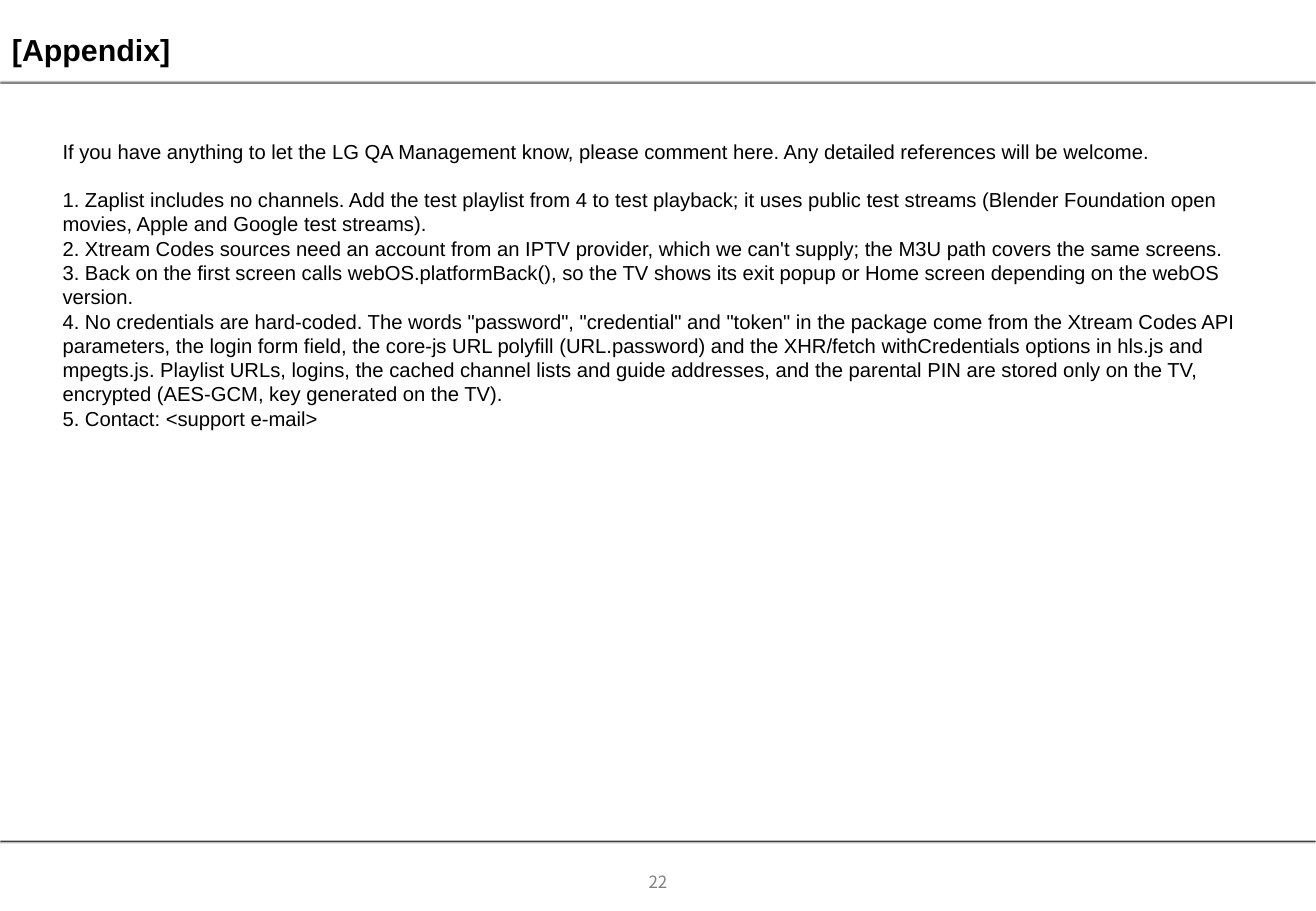
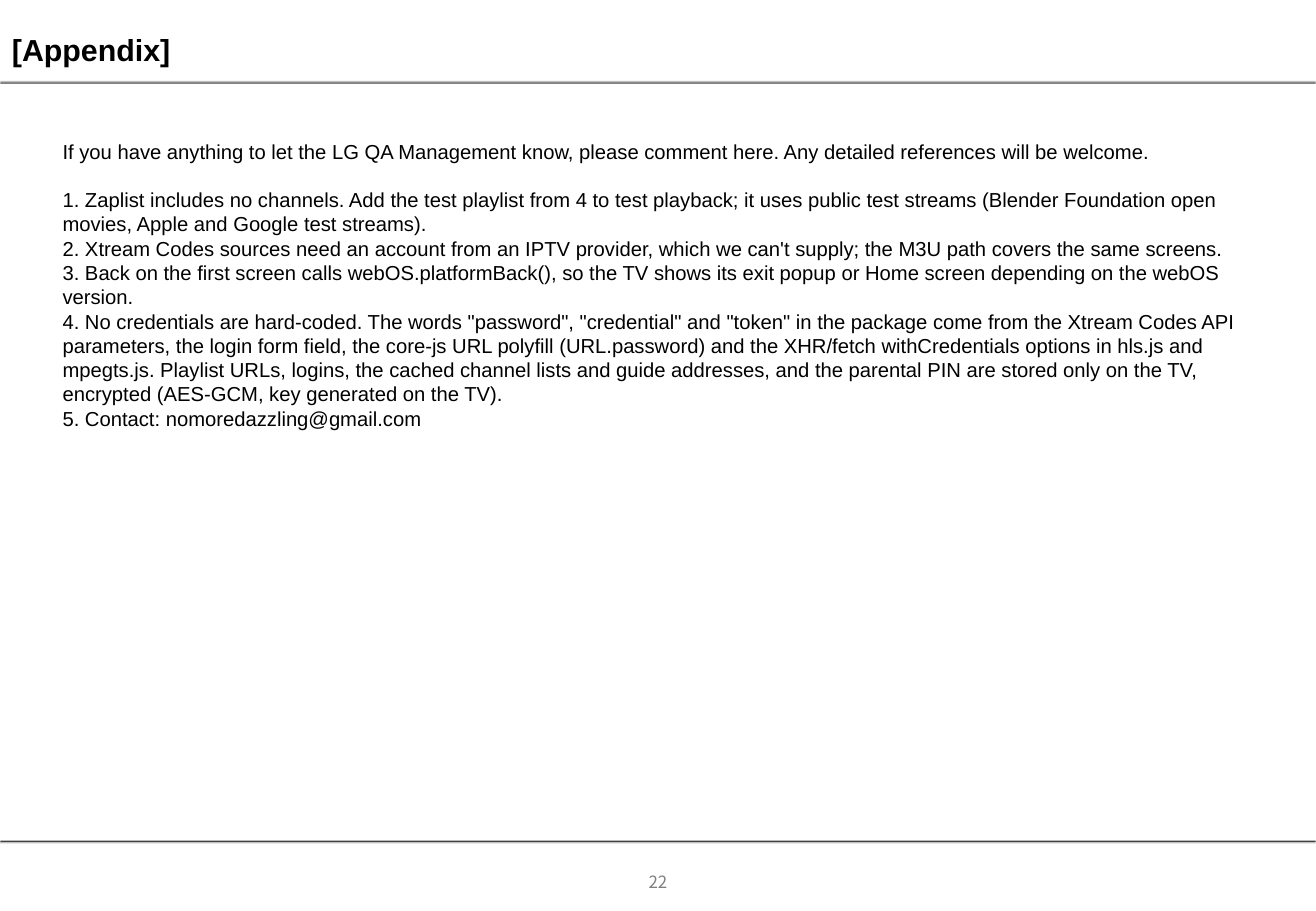
Before and after one commit to dazzling-no-more/zaplist, a slide deck: slide 22 of store/lg-qa/Zaplist_UX_Scenario_1.0.0.pptx. Drawn at 1316x911 pixels with LibreOffice and Linux fonts; fonts in the diff are those of the drawing; background and template pictures are left out. Boxes give left, top, right and bottom in pixels: in the first picture for what was removed or moved away, otherwise in the second. Text is boxed around its words. In the diff, an @@ line names an element or a change of style, - is before the commit and + after.

```diff
--- a/store/lg-qa/Zaplist_UX_Scenario_1.0.0.pptx
+++ b/store/lg-qa/Zaplist_UX_Scenario_1.0.0.pptx
@@ text at [63, 411, 421, 431]: text changed @@
-5. Contact: <support e-mail>
+5. Contact: nomoredazzling@gmail.com
```
Also in this commit, not shown: 2 other slides changed, 4 other files.
